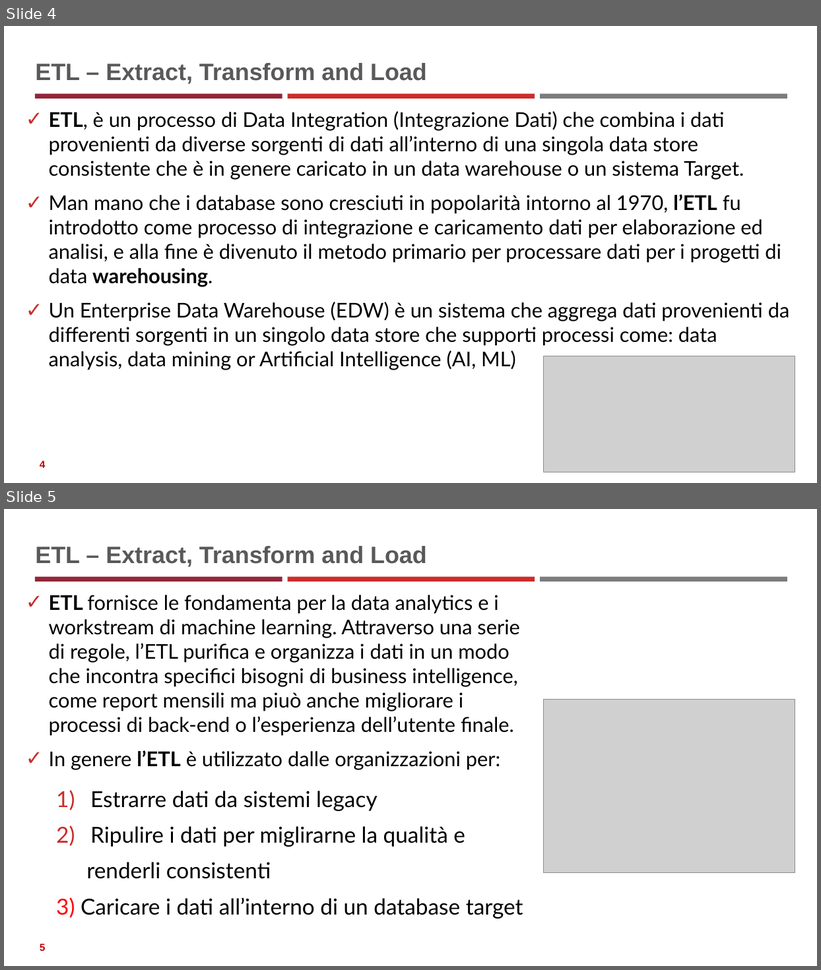
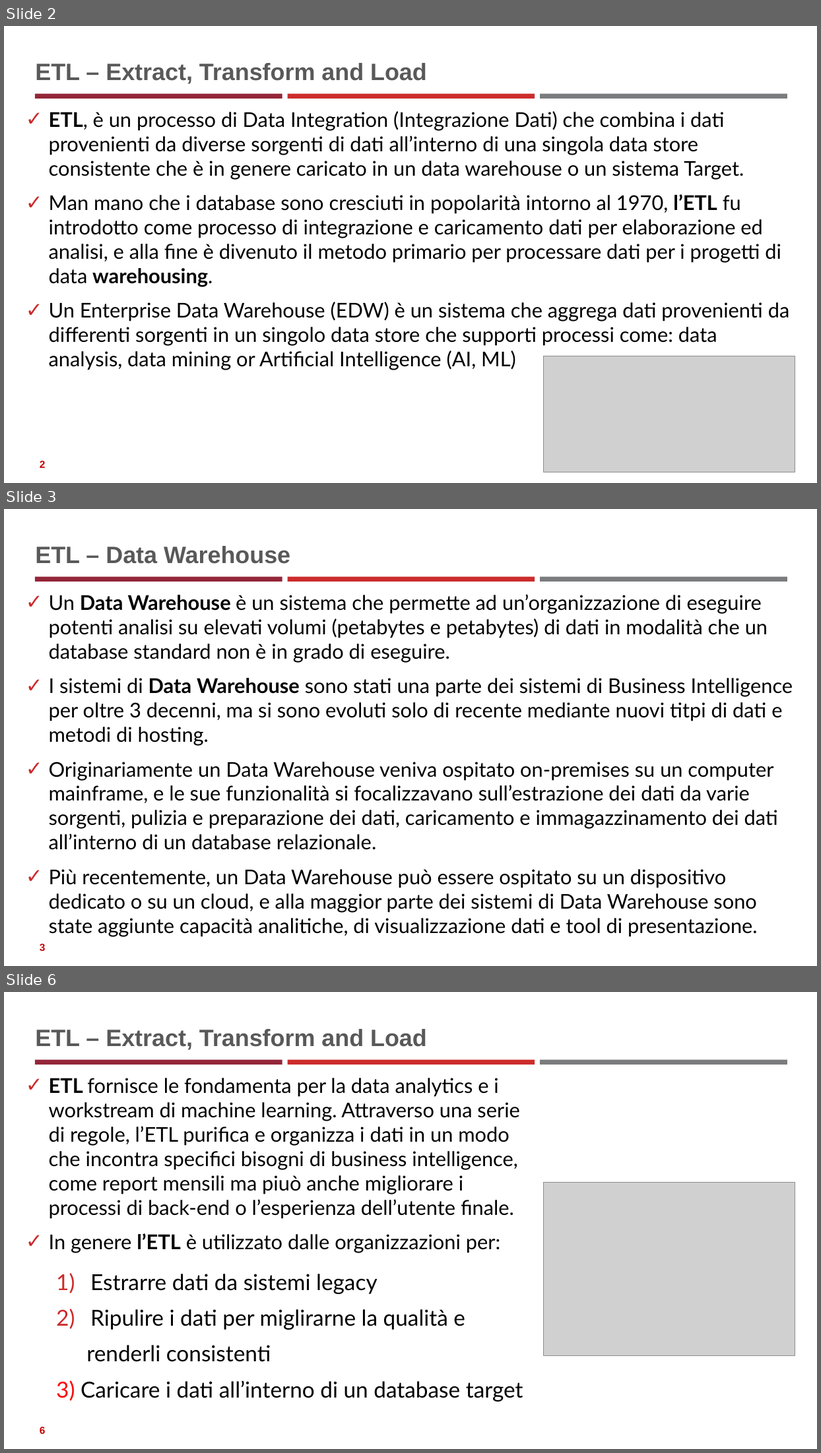
Before and after one commit to neural1977/data_science_interview_material, a slide deck: Data_Science_ita.pptx. Shown one above the other, each under a label of ours: slides 4 and 5 before the commit, slides 2, 3 and 6 after it; the slides between them are not shown. The pictures are 821x970 and 821x1453 pixels, drawn with LibreOffice and Linux fonts; fonts in the diff are those of the drawing; grey boxes stand for pictures. Boxes give left, top, right and bottom in pixels: in the first picture for what was removed or moved away, otherwise in the second. Text is boxed around its words. In the diff, an @@ line names an element or a change of style, - is before the commit and + after.

```diff
--- a/Data_Science_ita.pptx
+++ b/Data_Science_ita.pptx
@@ slide 3 added at (4,509,817,966), background #FFFFFF; not listed: 3 template elements that a slide beside it also shows @@
@@ title added at (35,546,290,564), 28 pt, text #595959, bold @@
+ETL – Data Warehouse
@@ text added at (49,594,793,937), 24 pt, text #000000 @@
+✓ Un Data Warehouse è un sistema che permette ad un’organizzazione di eseguire potenti analisi su elevati volumi (petabytes e petabytes) di dati in modalità che un database standard non è in grado di eseguire.
+✓ I sistemi di Data Warehouse sono stati una parte dei sistemi di Business Intelligence per oltre 3 decenni, ma si sono evoluti solo di recente mediante nuovi titpi di dati e metodi di hosting.
+✓ Originariamente un Data Warehouse veniva ospitato on-premises su un computer mainframe, e le sue funzionalità si focalizzavano sull’estrazione dei dati da varie sorgenti, pulizia e preparazione dei dati, caricamento e immagazzinamento dei dati all’interno di un database relazionale.
+✓ Più recentemente, un Data Warehouse può essere ospitato su un dispositivo dedicato o su un cloud, e alla maggior parte dei sistemi di Data Warehouse sono state aggiunte capacità analitiche, di visualizzazione dati e tool di presentazione.
@@ page number added at (40,944,46,951), 12 pt, text #C00000, bold @@
+3
@@ what was slide 4 is now slide 2 @@
@@ page number at (40,461,46,468): text changed @@
-4
+2
@@ what was slide 5 is now slide 6 @@
```
Also in this commit, not shown: 2 slides changed, 4 other slides added, 2 slides removed, 5 other files.
